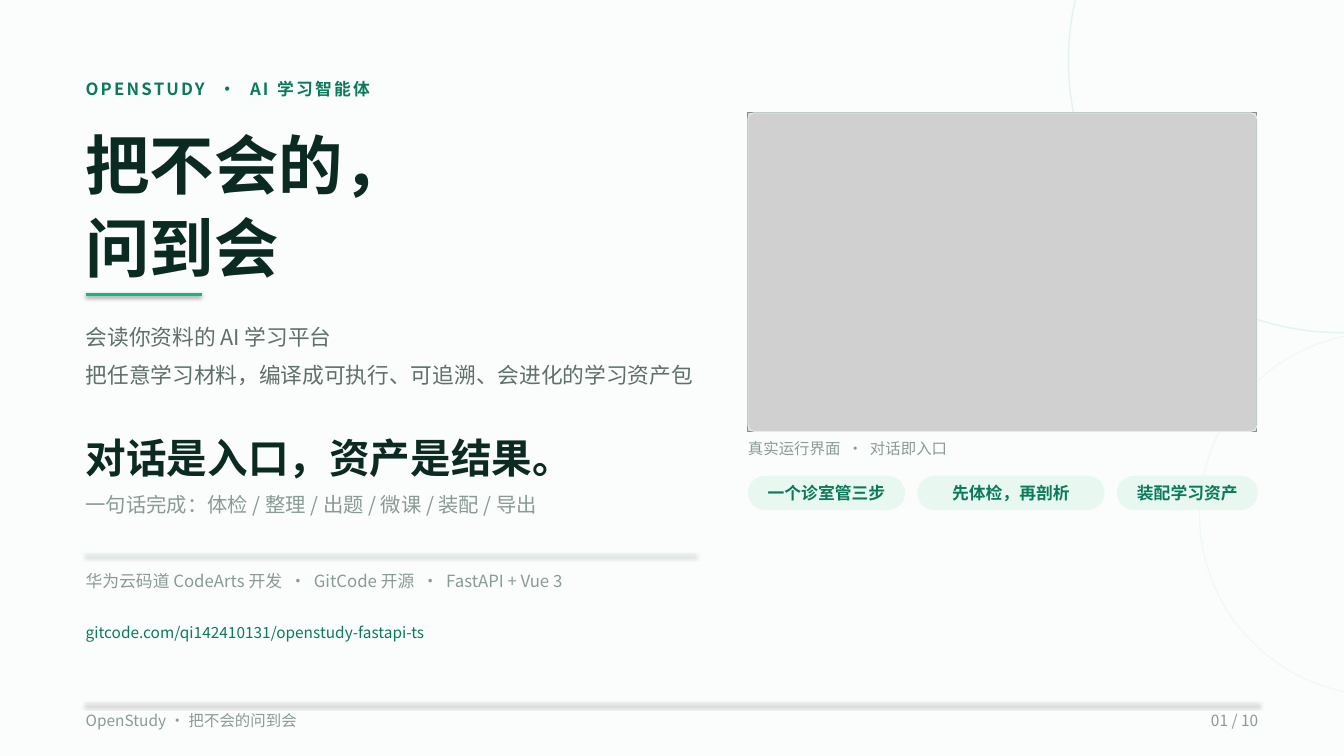
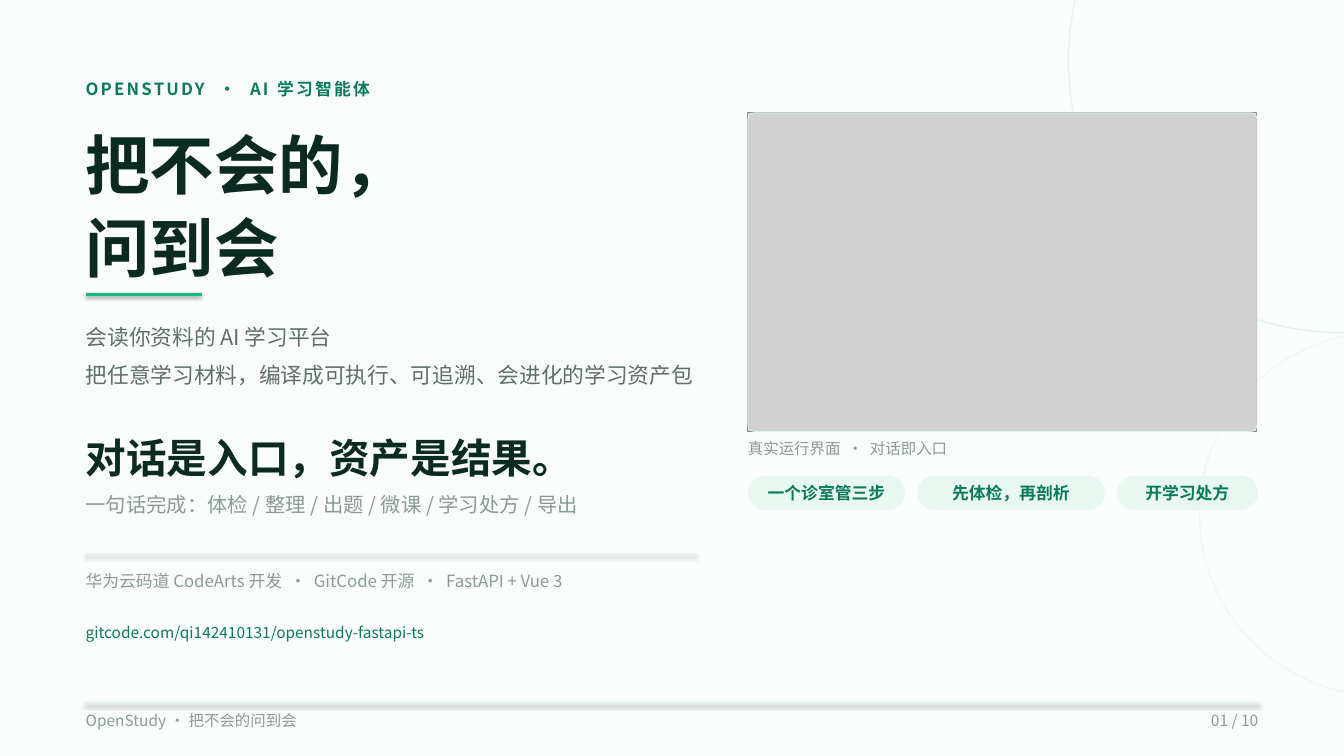
Before and after one commit to wufeng1234567/openstudy-fastapi-ts, a slide deck: slide 1 of doc/competition/OpenStudy-10页-V3-码道版.pptx. Drawn at 1344x756 pixels with LibreOffice and Linux fonts; fonts in the diff are those of the drawing; grey boxes stand for pictures. Boxes give left, top, right and bottom in pixels: in the first picture for what was removed or moved away, otherwise in the second. Text is boxed around its words. In the diff, an @@ line names an element or a change of style, - is before the commit and + after.

Commit message:
feat: 资料诊疗室新增学习处方，修复公式导出

```diff
--- a/doc/competition/OpenStudy-10页-V3-码道版.pptx
+++ b/doc/competition/OpenStudy-10页-V3-码道版.pptx
@@ text at [86, 495, 578, 514]: text changed @@
-一句话完成：体检 / 整理 / 出题 / 微课 / 装配 / 导出
+一句话完成：体检 / 整理 / 出题 / 微课 / 学习处方 / 导出
@@ text in rounded rectangle at [1145, 484, 1229, 501]: text changed @@
-装配学习资产
+开学习处方
```
Also in this commit, not shown: 3 other slides changed, 18 other files.
